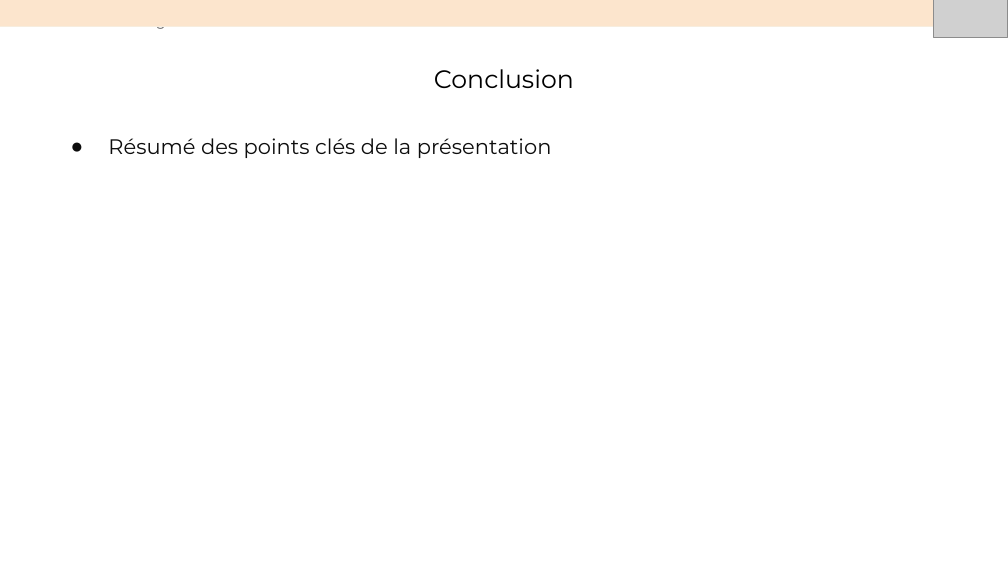
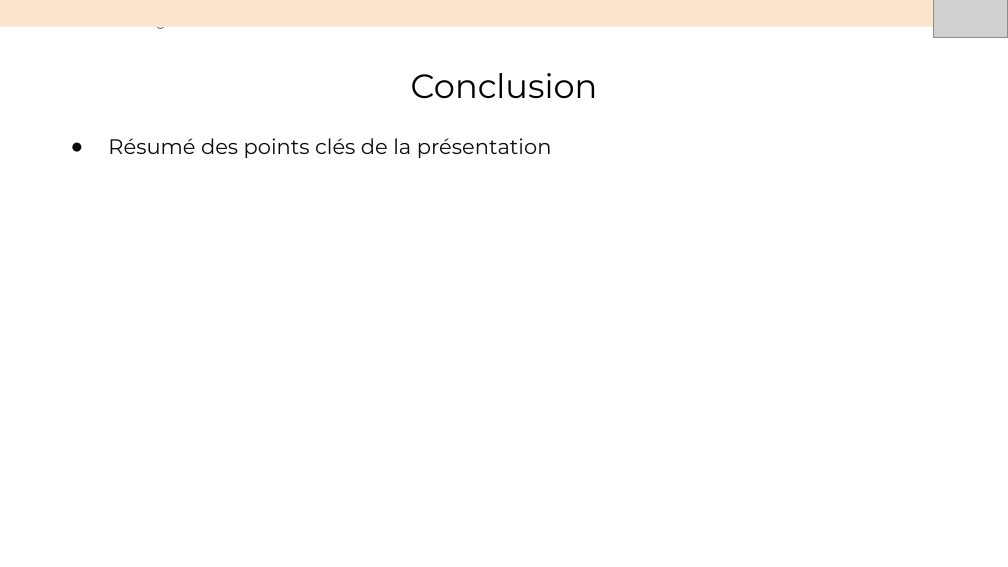
Before and after one commit to fredcentvin/Menu-Maker-by-QWENTA, a slide deck: slide 13 of Présentation+Soufiane.pptx (slide 12 before the commit). Drawn at 1008x567 pixels with LibreOffice and Linux fonts; fonts in the diff are those of the drawing; grey boxes stand for pictures. Boxes give left, top, right and bottom in pixels: in the first picture for what was removed or moved away, otherwise in the second. Text is boxed around its words. In the diff, an @@ line names an element or a change of style, - is before the commit and + after.

```diff
--- a/Présentation+Soufiane.pptx
+++ b/Présentation+Soufiane.pptx
@@ title "Conclusion" at [411,73,598,99]: size 18 to 24 pt @@
```
Also in this commit, not shown: 10 other slides changed, 1 slide added, 1 other file.
